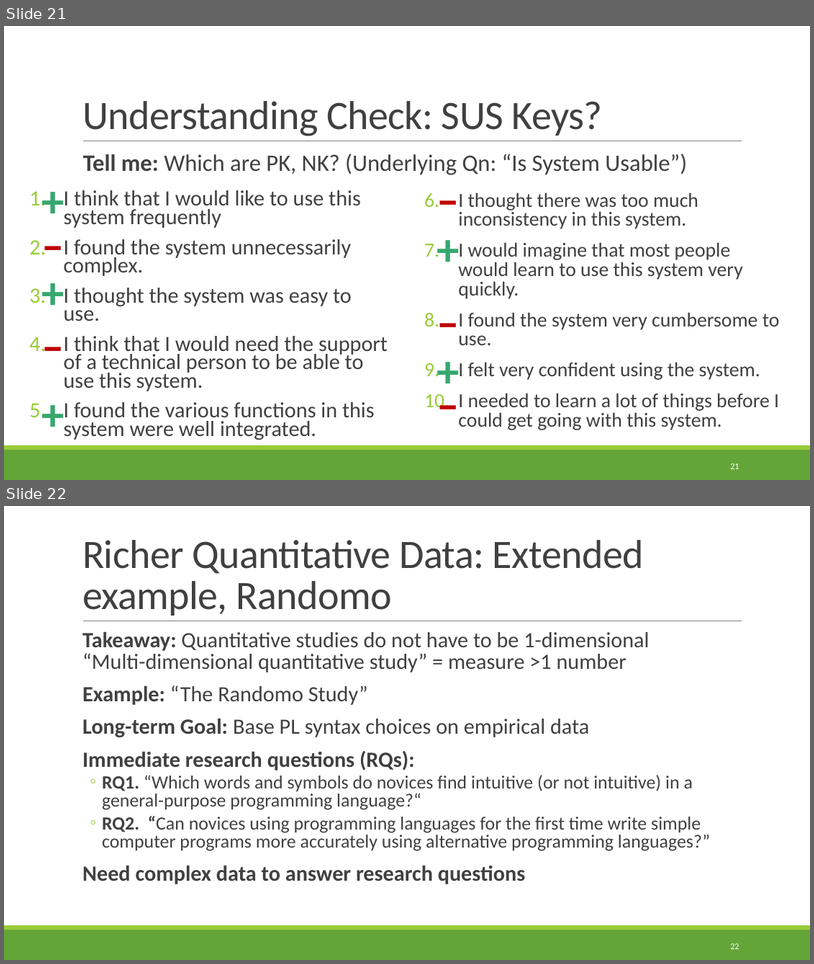
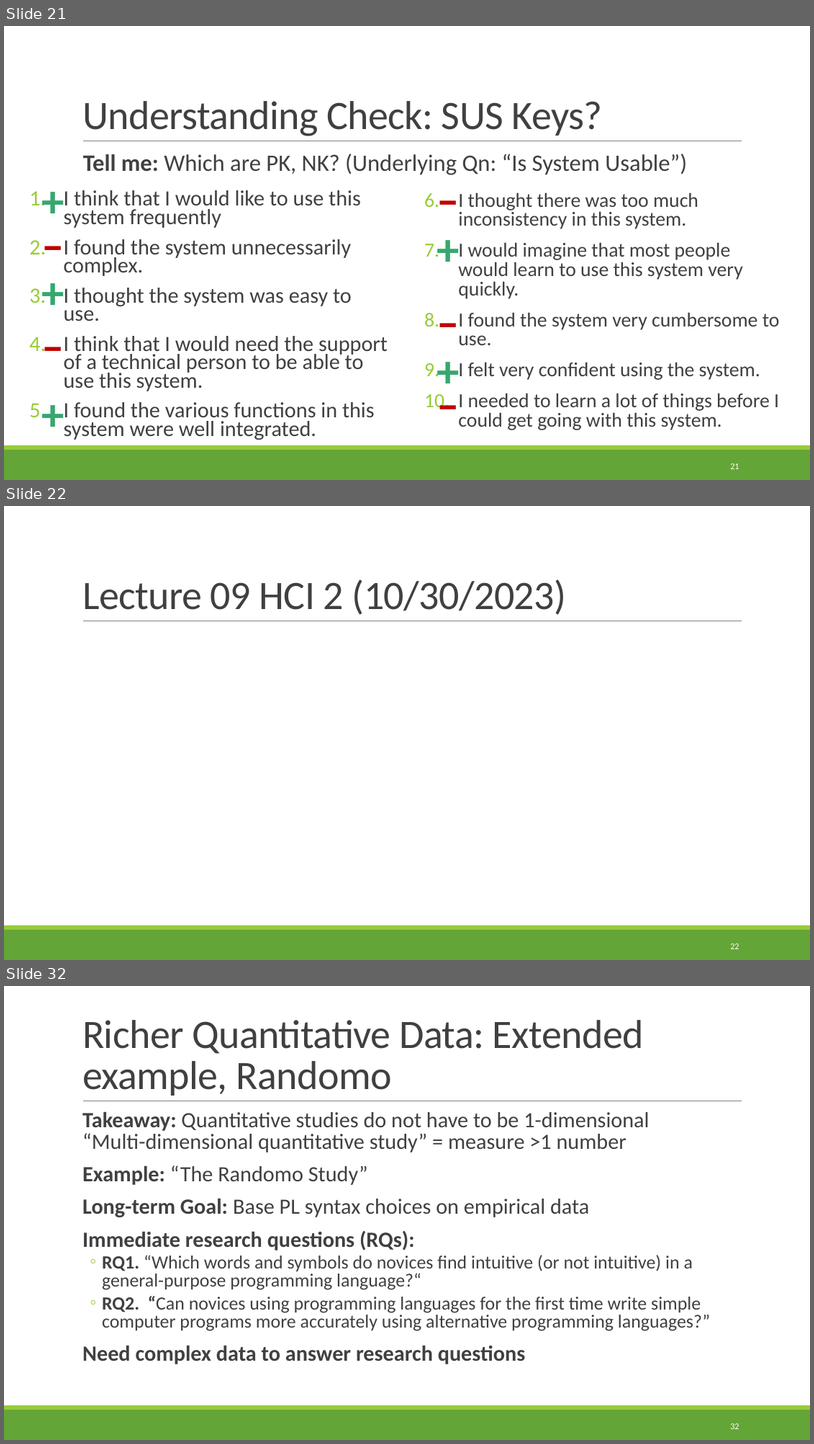
Before and after one commit to rbohrer/pl-course, a slide deck: LectureSlides/09Design2.pptx. Shown one above the other, each under a label of ours: slides 21 and 22 before the commit, slides 21, 22 and 32 after it; the slides between them are not shown. The pictures are 814x964 and 814x1444 pixels, drawn with LibreOffice and Linux fonts; fonts in the diff are those of the drawing. Boxes give left, top, right and bottom in pixels: in the first picture for what was removed or moved away, otherwise in the second. Text is boxed around its words. In the diff, an @@ line names an element or a change of style, - is before the commit and + after.

```diff
--- a/LectureSlides/09Design2.pptx
+++ b/LectureSlides/09Design2.pptx
@@ slide 22 added at [4, 506, 810, 960], background #FFFFFF; not listed: 3 template elements that a slide beside it also shows @@
@@ title added at [82, 579, 567, 615], 48 pt, text #404040 @@
+Lecture 09 HCI 2 (10/30/2023)
@@ page number added at [730, 943, 739, 949], 10.5 pt, text #FFFFFF @@
+22
@@ what was slide 22 is now slide 32 @@
@@ page number at [730, 1423, 739, 1429]: text changed @@
-22
+32
```
Also in this commit, not shown: 9 other slides added.
